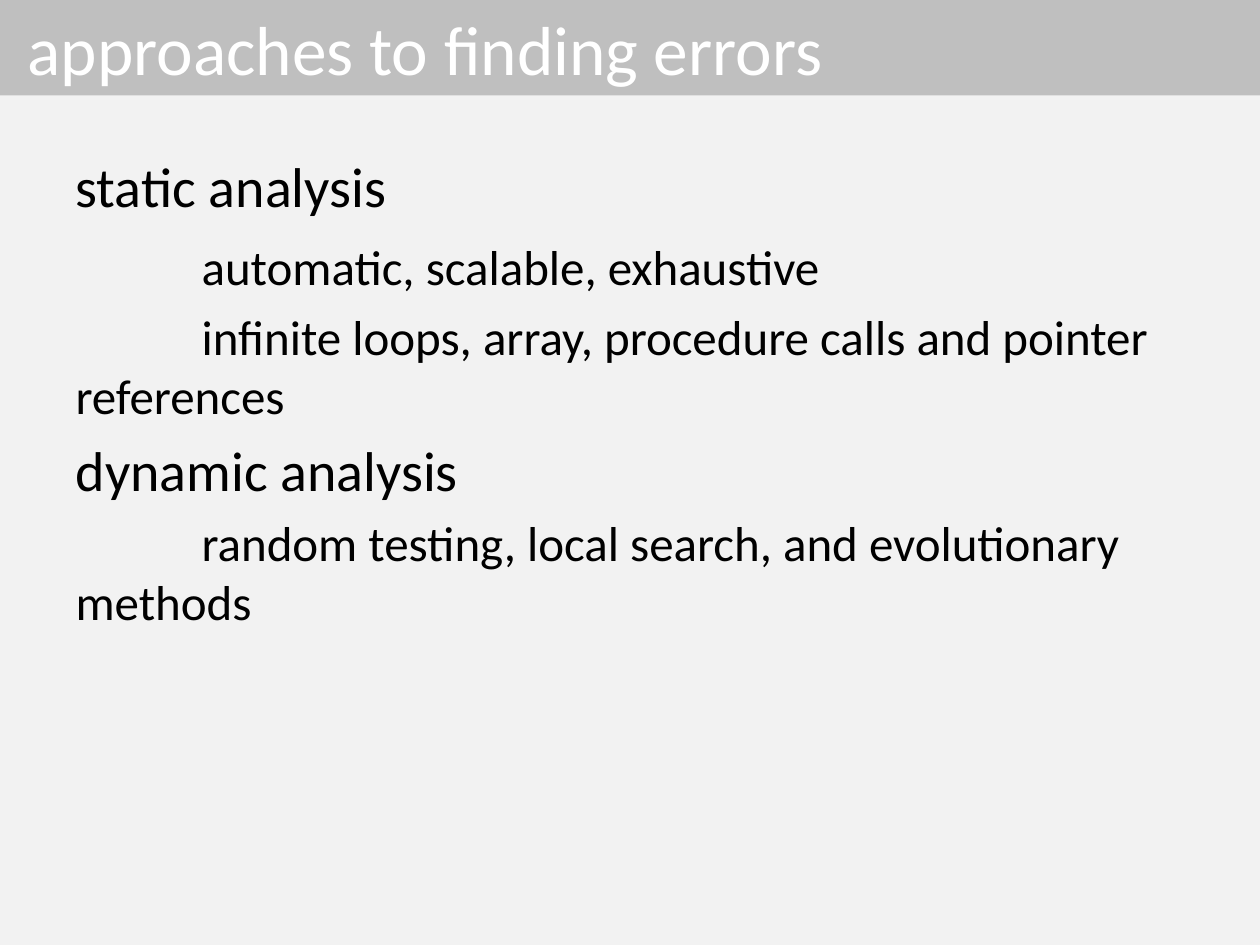
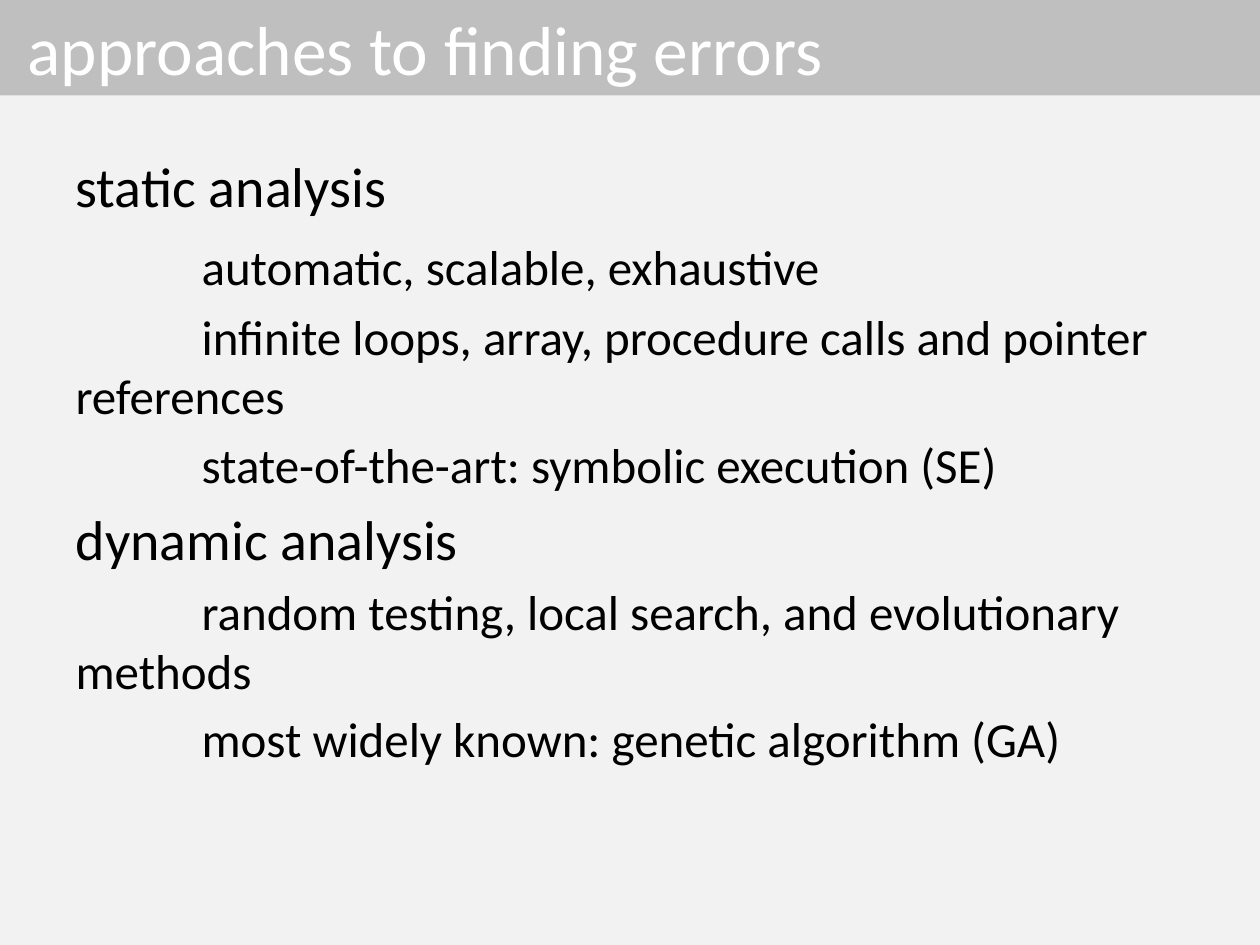
Before and after one commit to dinhngocthi/GAsource, a slide deck: slide 4 of CFT4CUnitSrc/src/report/ACOMP2016_Presentation.pptx. Drawn at 1260x945 pixels with LibreOffice and Linux fonts; fonts in the diff are those of the drawing. Boxes give left, top, right and bottom in pixels: in the first picture for what was removed or moved away, otherwise in the second. Text is boxed around its words. In the diff, an @@ line names an element or a change of style, - is before the commit and + after.

```diff
--- a/CFT4CUnitSrc/src/report/ACOMP2016_Presentation.pptx
+++ b/CFT4CUnitSrc/src/report/ACOMP2016_Presentation.pptx
@@ text at [202, 447, 996, 491]: paragraph added @@
+state-of-the-art: symbolic execution (SE)
@@ text at [202, 721, 1060, 766]: paragraph added @@
+most widely known: genetic algorithm (GA)
```
Also in this commit, not shown: 5 other slides changed, 7 slides added, 1 slide removed.
